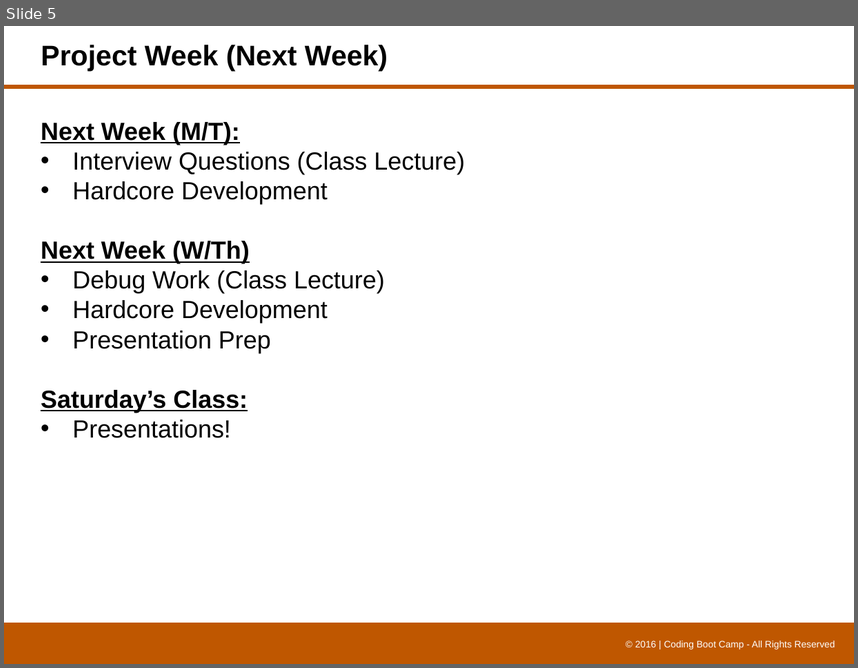
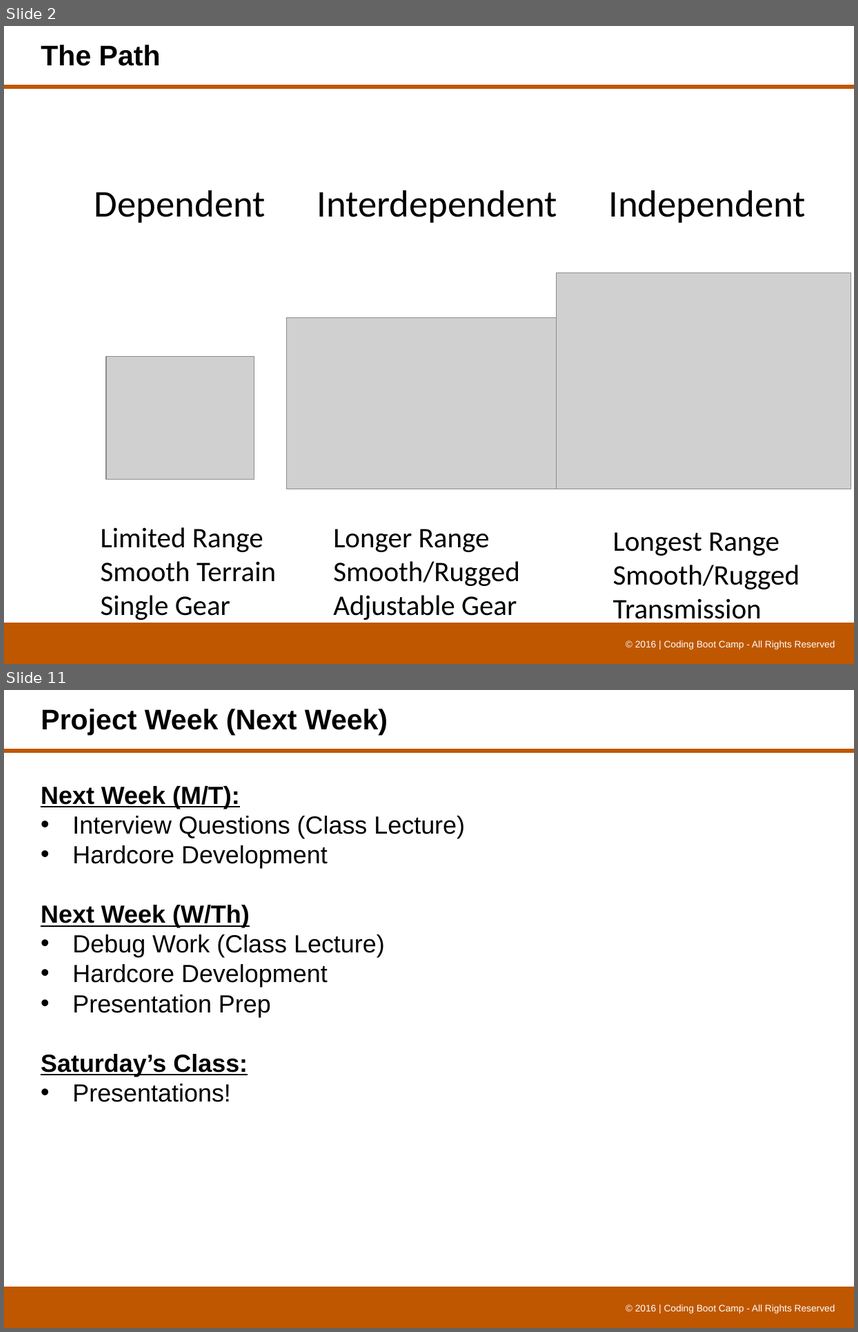
Before and after one commit to threecs/camp, a slide deck: 0419-tth-class-content/08-api-project/8.1/UT-API_Project_Week_1.pptx. Shown one above the other, each under a label of ours: slide 5 before the commit, slides 2 and 11 after it; the slides between them are not shown. The pictures are 858x668 and 858x1332 pixels, drawn with LibreOffice and Linux fonts; fonts in the diff are those of the drawing; grey boxes stand for pictures; background and template pictures are left out. Boxes give left, top, right and bottom in pixels: in the first picture for what was removed or moved away, otherwise in the second. Text is boxed around its words. In the diff, an @@ line names an element or a change of style, - is before the commit and + after.

```diff
--- a/0419-tth-class-content/08-api-project/8.1/UT-API_Project_Week_1.pptx
+++ b/0419-tth-class-content/08-api-project/8.1/UT-API_Project_Week_1.pptx
@@ slide 2 added at (x1=4, y1=26, x2=854, y2=664), background #FFFFFF; not listed: 3 template elements that a slide beside it also shows @@
@@ title added at (x1=41, y1=45, x2=161, y2=66), 24 pt, text #000000, bold @@
+The Path
@@ text added at (x1=94, y1=190, x2=266, y2=223), 32 pt, text #000000 @@
+Dependent
@@ text added at (x1=317, y1=190, x2=557, y2=223), 32 pt, text #000000 @@
+Interdependent
@@ text added at (x1=608, y1=190, x2=806, y2=223), 32 pt, text #000000 @@
+Independent
@@ picture added at (x1=557, y1=272, x2=851, y2=488) @@
@@ picture added at (x1=286, y1=318, x2=568, y2=488) @@
@@ picture added at (x1=106, y1=356, x2=254, y2=478) @@
@@ text added at (x1=101, y1=527, x2=276, y2=619), 24 pt, text #000000 @@
+Limited Range
+Smooth Terrain
+Single Gear
@@ text added at (x1=333, y1=528, x2=520, y2=619), 24 pt, text #000000 @@
+Longer Range
+Smooth/Rugged
+Adjustable Gear
@@ text added at (x1=613, y1=532, x2=800, y2=626), 24 pt, text #000000 @@
+Longest Range
+Smooth/Rugged
+Transmission
@@ what was slide 5 is now slide 11 @@
```
Also in this commit, not shown: 1 slide changed, 8 other slides added, 4 slides removed, 21 other files.
